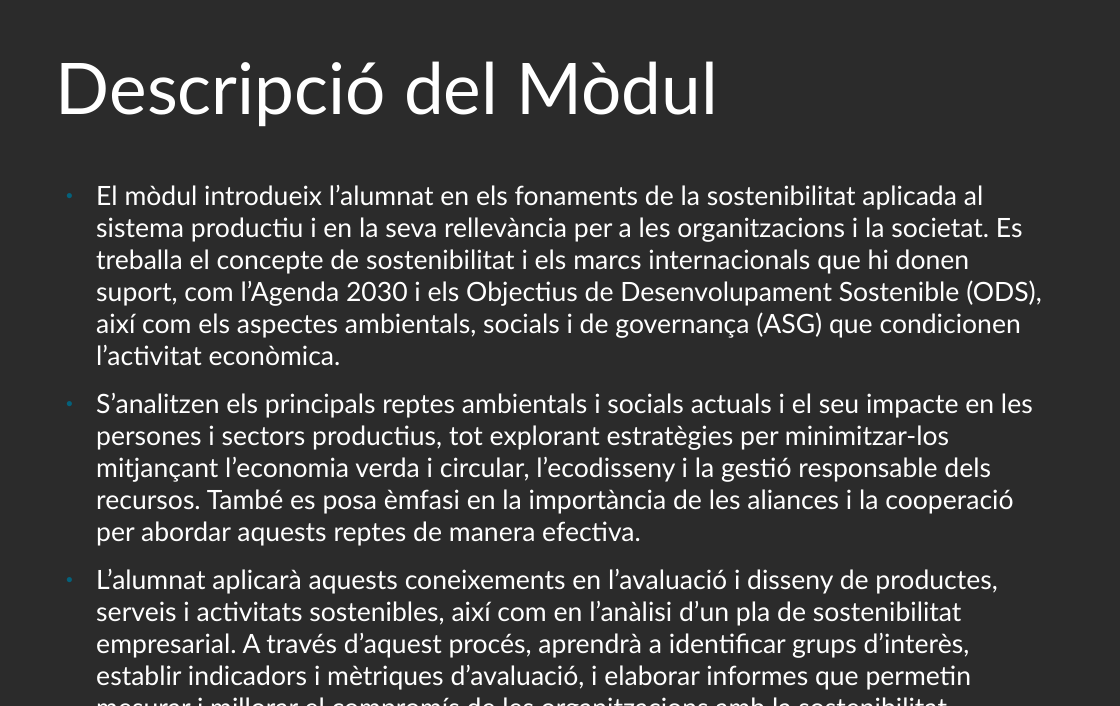
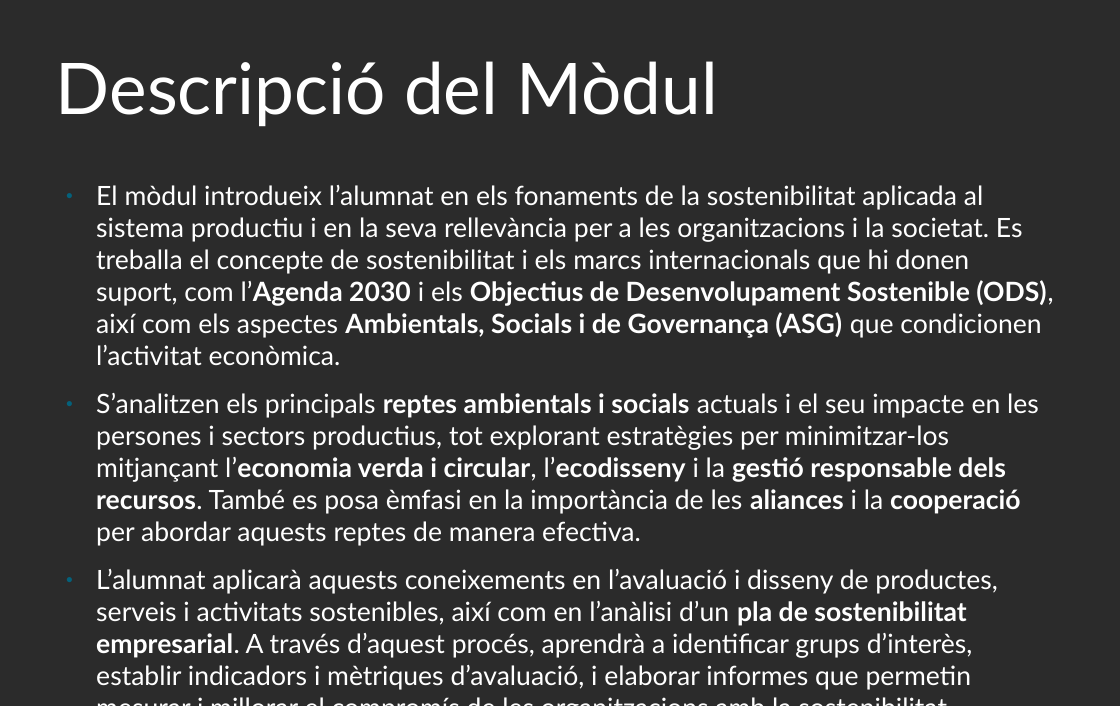
Before and after one commit to xbaubes/xbaubes, a slide deck: slide 2 of Presentacions/[SMX-1708] Sostenibilitat Aplicada al Sistema Productiu.odp. Drawn at 1120x706 pixels with LibreOffice and Linux fonts; fonts in the diff are those of the drawing; background and template pictures are left out; a plain dark background stands for a picture behind light text. Boxes give left, top, right and bottom in pixels: in the first picture for what was removed or moved away, otherwise in the second. Text is boxed around its words. In the diff, an @@ line names an element or a change of style, - is before the commit and + after.

```diff
--- a/Presentacions/[SMX-1708] Sostenibilitat Aplicada al Sistema Productiu.odp
+++ b/Presentacions/[SMX-1708] Sostenibilitat Aplicada al Sistema Productiu.odp
@@ text at [96,185,1053,365]: text changed @@
-● El mòdul introdueix l’alumnat en els fonaments de la sostenibilitat aplicada al sistema productiu i en la seva rellevància per a les organitzacions i la societat. Es treballa el concepte de sostenibilitat i els marcs internacionals que hi donen suport, com l’Agenda 2030 i els Objectius de Desenvolupament Sostenible (ODS), així com els aspectes ambientals, socials i de governança (ASG) que condicionen l’activitat econòmica.
+● El mòdul introdueix l’alumnat en els fonaments de la sostenibilitat aplicada al sistema productiu i en la seva rellevància per a les organitzacions i la societat. Es treballa el concepte de sostenibilitat i els marcs internacionals que hi donen suport, com l’Agenda 2030 i els Objectius de Desenvolupament Sostenible (ODS), així com els aspectes Ambientals, Socials i de Governança (ASG) que condicionen l’activitat econòmica.
@@ text at [96,393,1039,686]: bold on in "reptes ambientals i socials l’economia verda i ...", "pla de sostenibilitat empresarial." @@
```
Also in this commit, not shown: 1 other file.
